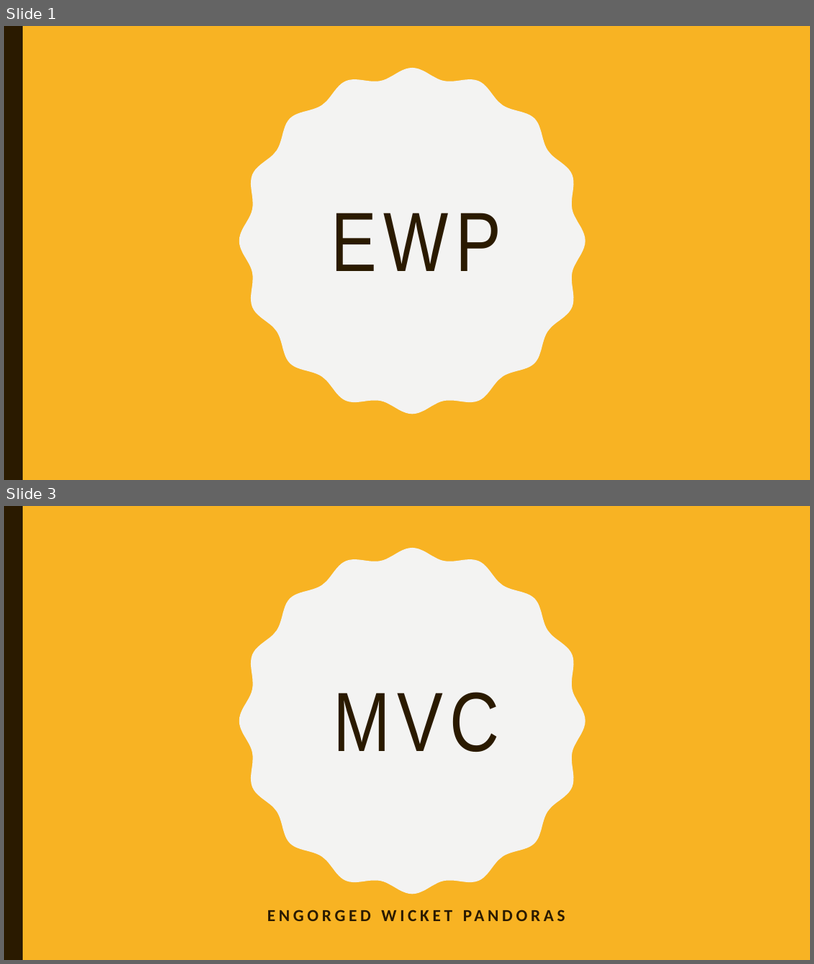
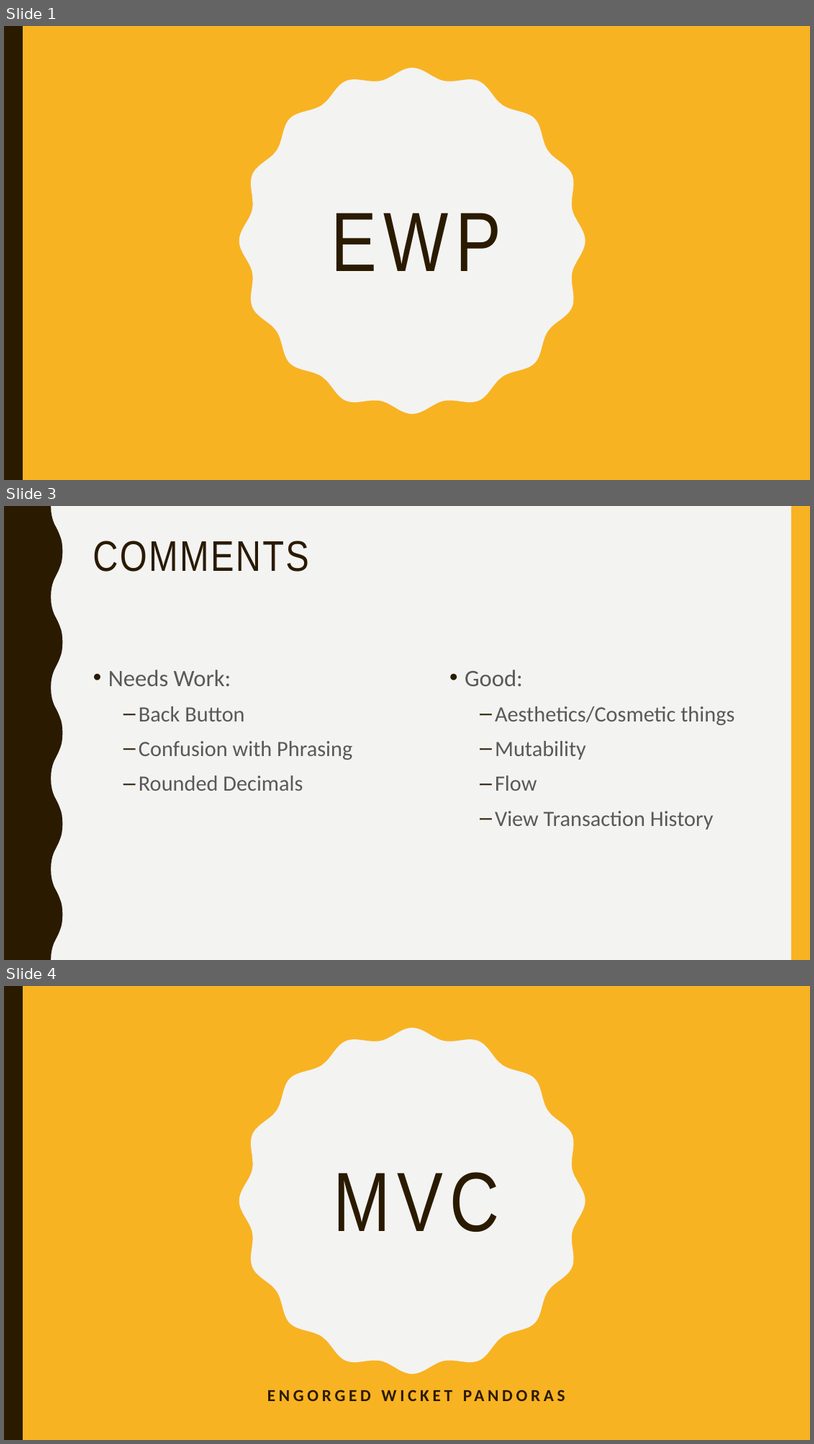
Before and after one commit to courtneyappel/EWP, a slide deck: MVC (1).pptx. Shown one above the other, each under a label of ours: slides 1 and 3 before the commit, slides 1, 3 and 4 after it; the slides between them are not shown. The pictures are 814x964 and 814x1444 pixels, drawn with LibreOffice and Linux fonts; fonts in the diff are those of the drawing. Boxes give left, top, right and bottom in pixels: in the first picture for what was removed or moved away, otherwise in the second. Text is boxed around its words. In the diff, an @@ line names an element or a change of style, - is before the commit and + after.

```diff
--- a/MVC (1).pptx
+++ b/MVC (1).pptx
@@ slide 3 added at (x1=4, y1=506, x2=810, y2=960), background #F3F3F2 @@
@@ freeform shape added at (x1=4, y1=506, x2=63, y2=960), fill #2A1A00 @@
@@ rectangle added at (x1=792, y1=506, x2=810, y2=960), fill #F8B323 @@
@@ title added at (x1=93, y1=541, x2=309, y2=572), 51 pt, text #2A1A00 @@
+COMMENTS
@@ text added at (x1=108, y1=669, x2=352, y2=790), 26 pt, text #595959 @@
+• Needs Work:
+  – Back Button
+  – Confusion with Phrasing
+  – Rounded Decimals
@@ text added at (x1=465, y1=669, x2=735, y2=829), 26 pt, text #595959 @@
+• Good:
+  – Aesthetics/Cosmetic things
+  – Mutability
+  – Flow
+  – View Transaction History
@@ what was slide 3 is now slide 4 @@
```
Also in this commit, not shown: 1 slide changed, 2 other files.
